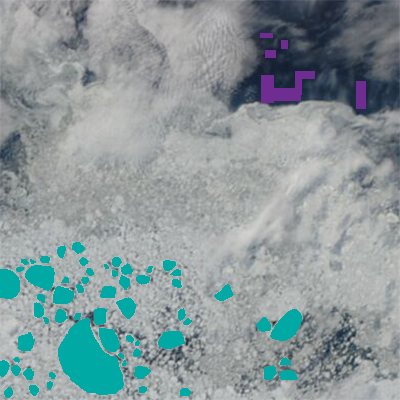
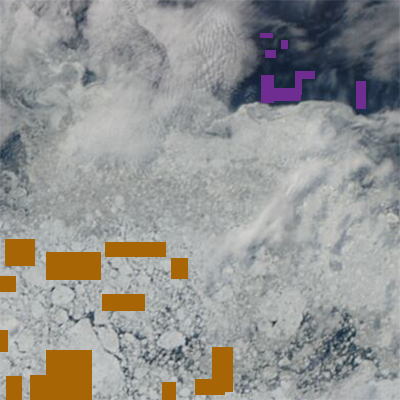
Layers edited between the first and the second 400px x 400px image:
added layer "ice samples" (2nd of 2) above "water" over box(0, 239, 233, 400)
hid "ice floes" over box(0, 242, 302, 398)
